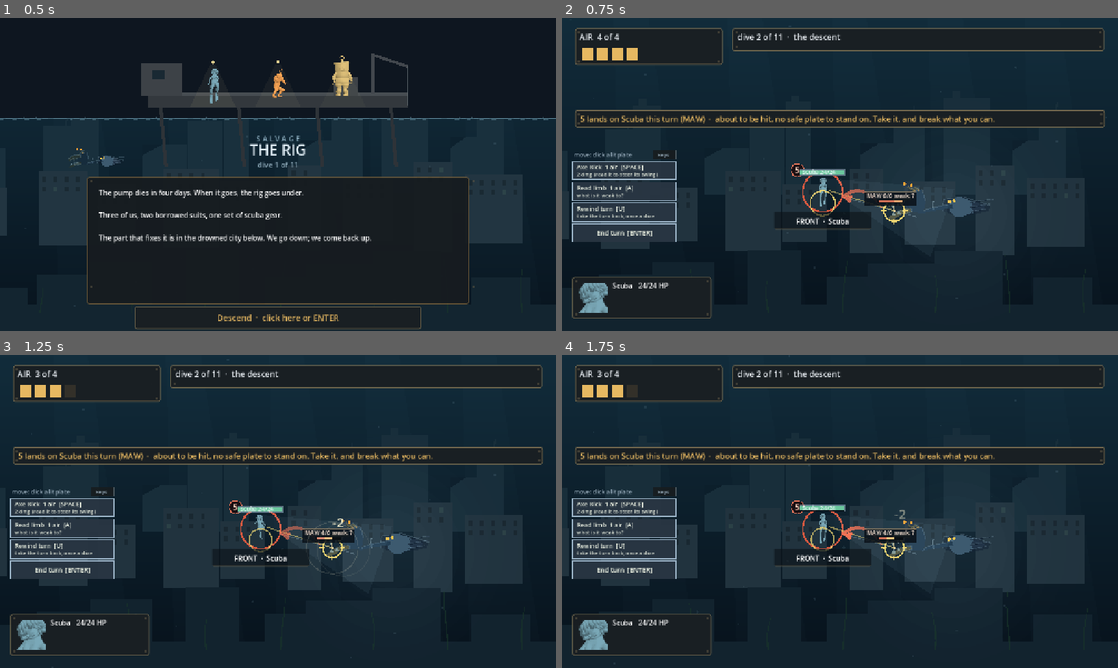
Above: before the commit, frames 1-4 (two rows, left to right).
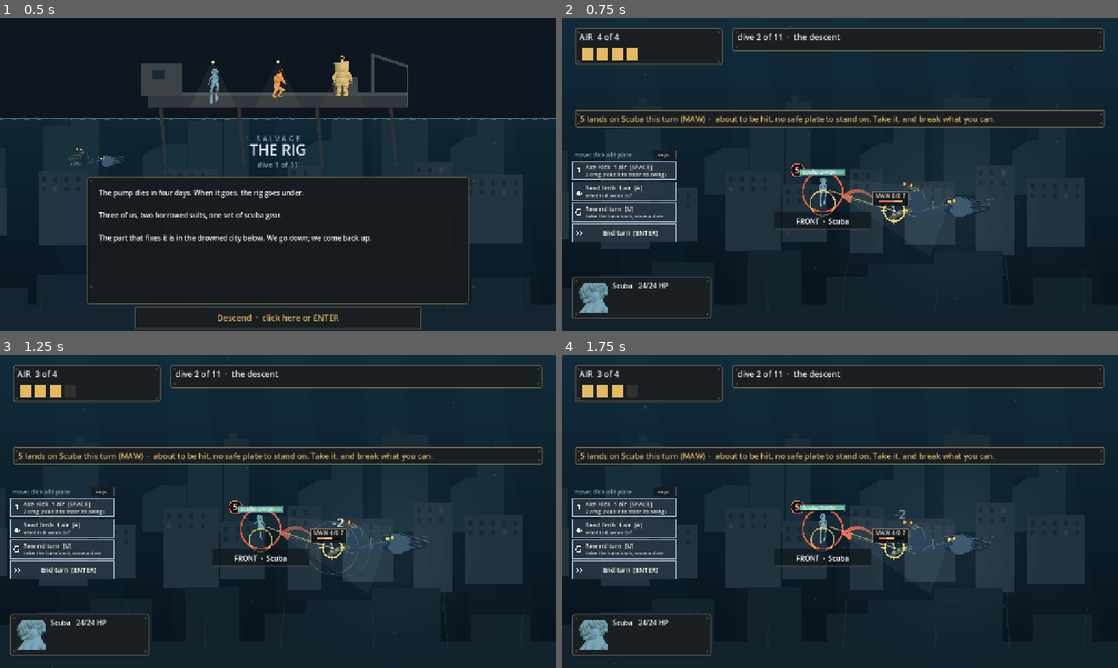
Above: after the commit, the same moments.

Repository: ImmortalDemonGod/salvage
Game: Godot game, scene res://game/main.tscn
The game is run twice, just before and just after one commit, with the same random seed, the same clock (stepped at 60 frames per second) and the same inputs.
Inputs (mouse positions are in pixels of both pictures, inside the frame that each line leads up to):
- Up to frame 1 (0.5 s): no input
- Up to frame 2 (0.75 s): tap Enter at 0.5 s; move the mouse to (962, 158) at 0.52 s; hold Right from 0.53 s (still down); tap 1 at 0.6 s; click (962, 158) at 0.67 s
- Up to frame 3 (1.25 s): keep holding Right; tap Space at 0.77 s
- Up to frame 4 (1.75 s): release Right at 1.25 s; drag from (728, 527) to (812, 574) at 1.27 s

Frame 1 is identical in both runs. In frame 2, 1.0% of the frame differs, in the area x 2-64%, y 46-70%; in frame 3, 1.0%; in frame 4, 1.0%.

Commit message:
the icon pass: every action and every read trait carries a drawn glyph
- action bar: impact, bent arrow (steer), pass-through arrow (step),
  fan (spill), clamp (shut), eye (read), rewind arc, double chevron
  (end turn) -- geometry, no assets, ink follows the button state
- limb pills drop their phrases: 'weak: x2 dmg' becomes 'x2' plus a
  shatter glyph; armor a shield, leaking bubbles, pressurised the burst
  ring; unread stays '?', the honest amount of information
- JOE's icons ask (Aug 8), built so the team can judge it

Diff:
--- a/game/main.gd
+++ b/game/main.gd
@@ -979,7 +979,7 @@
 	# the source: water waiting at the inlet, always
 	var src: Vector2 = _pipe_pos(Pipes.SOURCE_CELL) + Vector2(-PIPE_CELL * 0.5, 0)
 	draw_line(src + Vector2(-46, 0), src, WATER, 14.0)
-	draw_string(f, src + Vector2(-52, 34), "the feed", HORIZONTAL_ALIGNMENT_LEFT, -1, 15, Color(0.62, 0.80, 0.88))
+	draw_string(f, src + Vector2(-64, -14), "the feed", HORIZONTAL_ALIGNMENT_LEFT, -1, 15, Color(0.62, 0.80, 0.88))
 	# the drain: from the top-right cell's east edge up into the door
 	var dr: Vector2 = _pipe_pos(Pipes.DRAIN_CELL) + Vector2(PIPE_CELL * 0.5, 0)
 	var dcol: Color = WATER if p.solved() else Color(0.42, 0.48, 0.55)
@@ -1542,12 +1542,12 @@
 		var able := action_legal("ability%d" % slot)
 		if not able:
 			what = "no target from here" if combat.target_limb(d) < 0 else "not enough air"
-		out.append({"id": "ability%d" % slot,
+		out.append({"id": "ability%d" % slot, "kind": String(ab.kind),
 			"label": "%s  %d air  [%s]" % [String(ab.name), int(d.cost), "SPACE" if slot == 0 else "F"],
 			"sub": what})
-	out.append({"id": "analyze", "label": "Read limb  1 air  [A]", "sub": "what is it weak to?"})
-	out.append({"id": "rewind", "label": "Rewind turn  [U]", "sub": "take the turn back, once a dive"})
-	out.append({"id": "end", "label": "End turn  [ENTER]", "sub": ""})
+	out.append({"id": "analyze", "kind": "read", "label": "Read limb  1 air  [A]", "sub": "what is it weak to?"})
+	out.append({"id": "rewind", "kind": "rewind", "label": "Rewind turn  [U]", "sub": "take the turn back, once a dive"})
+	out.append({"id": "end", "kind": "end", "label": "End turn  [ENTER]", "sub": ""})
 	return out
 
 func btn_rect(i: int, _n: int) -> Rect2:
@@ -2363,6 +2363,83 @@
 			_teach("dodge", diver_foot(d) + Vector2(0, -70),
 				"standing in a red ring costs %s the hit. Moving is free" % String(d.dname))
 
+# A small drawn glyph per action, JOE's icons ask (Aug 8): the eye can
+# find "the kick" or "the eye" without reading a line. Geometry only --
+# the same primitives as the rest of the board, no assets to rot.
+func _draw_glyph(kind: String, at: Vector2, col: Color) -> void:
+	match kind:
+		"hit":
+			# an impact: a heavy dot with radiating ticks
+			draw_circle(at, 3.5, col)
+			for k in range(4):
+				var a0: float = float(k) * PI * 0.5 + PI * 0.25
+				var dv := Vector2(cos(a0), sin(a0))
+				draw_line(at + dv * 5.0, at + dv * 9.0, col, 2.0)
+		"hit_shove":
+			# a bent arrow: the hit that redirects
+			draw_line(at + Vector2(-8, 4), Vector2(at.x, at.y + 4), col, 2.0)
+			draw_line(Vector2(at.x, at.y + 4), Vector2(at.x, at.y - 6), col, 2.0)
+			draw_line(Vector2(at.x, at.y - 6), at + Vector2(-3, -3), col, 2.0)
+			draw_line(Vector2(at.x, at.y - 6), at + Vector2(3, -3), col, 2.0)
+		"hit_and_step":
+			# an arrow passing through: hit, then move
+			draw_line(at + Vector2(-9, 0), at + Vector2(7, 0), col, 2.0)
+			draw_line(at + Vector2(7, 0), at + Vector2(2, -4), col, 2.0)
+			draw_line(at + Vector2(7, 0), at + Vector2(2, 4), col, 2.0)
+			draw_circle(at + Vector2(-6, 0), 2.5, col)
+		"hit_wide":
+			# a fan: the swing that spills both ways
+			for k in range(3):
+				var a1: float = -PI * 0.5 + (float(k) - 1.0) * 0.6
+				var dv1 := Vector2(cos(a1), sin(a1))
+				draw_line(at + Vector2(0, 6), at + Vector2(0, 6) + dv1 * 12.0, col, 2.0)
+		"shut":
+			# a clamp closing on a dot
+			draw_circle(at, 2.5, col)
+			draw_arc(at, 7.5, PI * 0.75, PI * 1.25, 8, col, 2.0)
+			draw_arc(at, 7.5, -PI * 0.25, PI * 0.25, 8, col, 2.0)
+		"read":
+			# an eye
+			draw_arc(at, 8.0, PI * 0.2, PI * 0.8, 10, col, 1.8)
+			draw_arc(at + Vector2(0, 9), 8.0, PI * 1.2, PI * 1.8, 10, col, 1.8)
+			draw_circle(at + Vector2(0, 4.5), 2.6, col)
+		"rewind":
+			# the turn coming back
+			draw_arc(at, 7.0, PI * 0.3, PI * 1.7, 12, col, 2.0)
+			var tip: Vector2 = at + Vector2(cos(PI * 0.3), sin(PI * 0.3)) * 7.0
+			draw_line(tip, tip + Vector2(-5, -1), col, 2.0)
+			draw_line(tip, tip + Vector2(0, -5), col, 2.0)
+		"end":
+			# the turn passing on
+			for k in range(2):
+				var x0: float = at.x - 6.0 + float(k) * 7.0
+				draw_line(Vector2(x0, at.y - 6), Vector2(x0 + 5, at.y), col, 2.0)
+				draw_line(Vector2(x0 + 5, at.y), Vector2(x0, at.y + 6), col, 2.0)
+
+# the read result as a picture: what breaking this limb DOES
+func _draw_trait_glyph(t: String, at: Vector2, col: Color) -> void:
+	match t:
+		"brittle":
+			# a shatter: crossing cracks
+			for k in range(3):
+				var a2: float = float(k) * PI / 3.0 + 0.3
+				var dv2 := Vector2(cos(a2), sin(a2))
+				draw_line(at - dv2 * 6.0, at + dv2 * 6.0, col, 1.6)
+		"plated":
+			# a shield outline: hits arrive dulled
+			draw_arc(at + Vector2(0, -1), 6.0, PI * 0.05, PI * 0.95, 10, col, 1.6)
+			draw_line(at + Vector2(-6, 0), at + Vector2(0, 7), col, 1.6)
+			draw_line(at + Vector2(6, 0), at + Vector2(0, 7), col, 1.6)
+		"leaking":
+			# bubbles: the break pays air back
+			draw_arc(at + Vector2(-2, 2), 3.0, 0, TAU, 10, col, 1.4)
+			draw_arc(at + Vector2(4, -3), 2.0, 0, TAU, 8, col, 1.4)
+		"pressurised":
+			# the burst that stuns everything else
+			draw_circle(at, 2.0, col)
+			draw_arc(at, 5.0, 0, TAU, 12, col, 1.2)
+			draw_arc(at, 8.0, -0.5, 2.2, 8, col, 1.2)
+
 func _draw_actionbar() -> void:
 	if combat == null or combat.outcome != "ongoing":
 		return
@@ -2404,15 +2481,16 @@
 		draw_rect(r, edge, false, 2.0)
 		var txt := String(b.label)
 		var sub := String(b.get("sub", ""))
+		_draw_glyph(String(b.get("kind", "")), r.position + Vector2(15.0, r.size.y * 0.5), ink)
 		if sub == "":
 			var tw: float = df.get_string_size(txt, HORIZONTAL_ALIGNMENT_LEFT, -1, 15).x
-			draw_string(df, r.position + Vector2((r.size.x - tw) * 0.5, 26.0), txt,
+			draw_string(df, r.position + Vector2(28.0 + (r.size.x - 28.0 - tw) * 0.5, 26.0), txt,
 				HORIZONTAL_ALIGNMENT_LEFT, -1, 15, ink)
 		else:
-			draw_string(df, r.position + Vector2(10.0, 18.0), txt,
+			draw_string(df, r.position + Vector2(30.0, 18.0), txt,
 				HORIZONTAL_ALIGNMENT_LEFT, -1, 14, ink)
 			var sink := Color(ink.r, ink.g, ink.b, ink.a * 0.92)
-			draw_string(df, r.position + Vector2(10.0, 34.0), sub,
+			draw_string(df, r.position + Vector2(30.0, 34.0), sub,
 				HORIZONTAL_ALIGNMENT_LEFT, -1, 12, sink)
 
 func _draw_traits() -> void:
@@ -2472,19 +2550,33 @@
 			continue
 		var mx: float = float(int((combat.enc.limbs[lb] as Dictionary).hp))
 		var fr: float = clampf(float(combat.limb_hp[lb]) / max(1.0, mx), 0.0, 1.0)
+		# read traits show a GLYPH and a number, not a phrase: the pill
+		# said "weak: x2 dmg" in words and JOE's readers skip words
+		# (Aug 8). Unread stays "?", the honest amount of information.
 		var suffix := ""
+		var tglyph := ""
 		if int(combat.limb_stun[lb]) > 0:
 			suffix = "  SHUT %d" % int(combat.limb_stun[lb])
 		elif not combat.known(lb):
-			suffix = "  weak: ?"
+			suffix = "  ?"
 		else:
 			match combat.trait_of(lb):
-				"brittle": suffix = "  weak: x2 dmg"
-				"plated": suffix = "  weak: armor"
-				"leaking": suffix = "  weak: +2 air"
-				"pressurised": suffix = "  weak: bursts"
+				"brittle":
+					suffix = "  x2"
+					tglyph = "brittle"
+				"plated":
+					suffix = "  -1"
+					tglyph = "plated"
+				"leaking":
+					suffix = "  +2"
+					tglyph = "leaking"
+				"pressurised":
+					suffix = "  all"
+					tglyph = "pressurised"
 		var label := "%s %d/%d%s" % [String(combat.LIMB_NAMES[lb]).to_upper(), int(combat.limb_hp[lb]), int(mx), suffix]
 		var tw: float = df.get_string_size(label, HORIZONTAL_ALIGNMENT_LEFT, -1, 13).x
+		if tglyph != "":
+			tw += 18.0
 		var tx: float = clampf(at.x - tw * 0.5, 8.0, 1280.0 - tw - 8.0)
 		# the backing pill and the leader line: cold readers could not bind
 		# a floating label to a limb, and bars printed through neighbour
@@ -2508,6 +2600,9 @@
 		draw_rect(pill, Color(0.55, 0.48, 0.38, 0.7), false, 1.0)
 		draw_string(df, Vector2(tx, at.y - 34.0), label, HORIZONTAL_ALIGNMENT_LEFT, -1, 13,
 			Color(0.98, 0.90, 0.84))
+		if tglyph != "":
+			_draw_trait_glyph(tglyph, Vector2(pill.end.x - 13.0, pill.position.y + 15.0),
+				Color(0.98, 0.90, 0.84))
 		var bw := 56.0
 		var bx: float = at.x - bw * 0.5
 		draw_rect(Rect2(Vector2(bx - 1, at.y - 29), Vector2(bw + 2, 7)), Color(0.03, 0.05, 0.07, 0.92))
